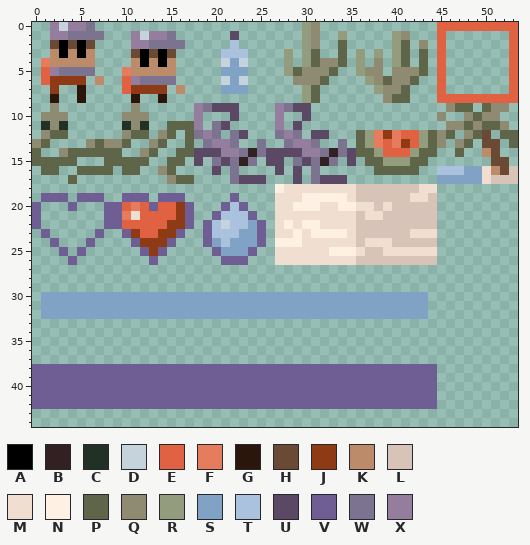
Pixel-art sprite -- sprites.png. Above, as it was before the edit.
The file is 54x45 pixels. Colours within 5 levels of each other are drawn and written as one.
Palette (. is transparent): A #000000  B #322023  C #213125  D #c5d3dc  E #e16242  F #e57c5e  G #2b160c  H #6a4935  J #8e3b15  K #bc8c6a  L #d7c3b7  M #f0dfd1  N #fff0e4  P #5f6548  Q #8f8b73  R #939d7e  S #80a3c5  T #aac2de  U #5a4865  V #6e5e94  W #7b738f  X #957e9d
New version:
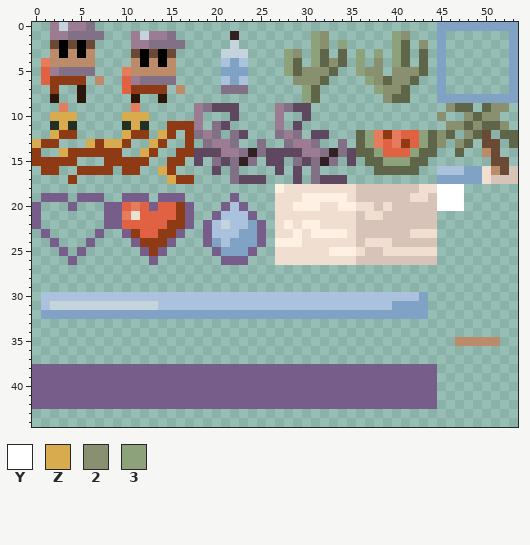
Colours new in this view: Y #ffffff  Z #d9ab4f  2 #899070  3 #8da27b
The exact change:
@@ palette @@
-U #5a4865
+U #5f475f
-V #6e5e94
+V #765d8a
-W #7b738f
+W #827186
-X #957e9d
+X #9c7c93
@@ x 0..53 @@
- 0 ..XDXXW.......................RQ.............EEEEEEEEE
- 1 ..XXWWWW...XDXXW......U.......RQ..R.....RQ...E.......E
- 2 ..HAHAH....XXWWWW.....T.......RQ..P.....RP.Q.E.......E
- 3 ..KAKAK....HAHAH.....TTT....R.RP..P.R.R.RP.P.E.......E
- 4 .FKKKKK....KAKAK.....DSD....R.RPQQP.R.Q.RP.P.E.......E
- 5 .EXWWWW...FKKKKK.....SSS....RPQQQP..RQQ.QQQP.E.......E
- 6 .EJJJJ.K..EXWWWW.....DSD.....QQQP....RQPQQP..E.......E
- 7 ..J..G....EJJJJ.K....SSS......RP......RQQP...E.......E
- 8 ..G..G.....G..G...............RP.......QPP...EEEEEEEEE
- 9 ..Q........Q......XWUUU....XWUU...............QPP.PQQ.
-10 .QQQ......QQQ.....X...U....X..U..............Q..QPQQ..
-11 .CQC......CQC..PPPX.WU.....X.U................QQPQPPQ.
-12 .QPP......QPP.QP.PWXW.WU...WXW.UU...PRFJFEERPQP.QPH.PP
-13 QP....QPQQP..QP..P.WXXW..W..WXXW..W.PRFEFJERPQ.QP.HH.P
-14 P..QPPPPPP..QP..PPUUUXXWBWUUUUXXWBWUPPREEERPP..P..KH..
-15 PPPPP...PPPPP..PP.U.WUWBW.UU.WUWBW.U.PPRRRPP.......HH.
-16 .PP..PPPP.PP..QP....U.W....U.U.W......PPPPP..TTTSSMKHL
-17 ....P..........QPP....WUUU...U.WUUU..........SSSSSMLLL
-18 ...........................NMMMMMMMMLLLLLLLMM.........
-19 .VVV.VVV..VVV.VVV.....V....MMMNNNNNMLLLLLLMML.........
-20 V...V...VVEFEVEEJV...VTV...MMNNNMMNNMMLMLLLLL.........
+ 0 ..XDXXW......................................SSSSSSSSS
+ 1 ..XXWWWW...XDXXW......B........32.......32...S.......S
+ 2 ..HAHAH....XXWWWW.....D........32.3.....3P.2.S.......S
+ 3 ..KAKAK....HAHAH.....DDD....32.3P.P.3.3.3P.P.S.......S
+ 4 .FKKKKK....KAKAK.....TST....3P.3P2P.3.2.3P.P.S.......S
+ 5 .EXWWWW...FKKKKK.....SSS....3P222P..322.222P.S.......S
+ 6 .EJJJJ.K..EXWWWW.....TST.....222P....32P22P..S.......S
+ 7 ..J..G....EJJJJ.K....WWW......3P......322P...S.......S
+ 8 ..G..G.....G..G...............3P.......2PP...SSSSSSSSS
+ 9 ...F.......F......XWUUU....XWUU...............2PP.P22.
+10 ..ZZZ.....ZZZ.....X...U....X..U..............2..2P22..
+11 ..CZC.....CZC..JJJX.WU.....X.U................22P2PP2.
+12 ..ZJJ.....ZJJ.ZJ.JWXW.WU...WXW.UU...P3FJFEE3P2P.2PH.PP
+13 ZJJ...ZJZZJ..ZJ..J.WXXW..W..WXXW..W.P3FEFJE3P2.2P.HH.P
+14 J..ZJJJJJJ..ZJ..JJUUUXXWBWUUUUXXWBWUPP3EEE3PP..P..KH..
+15 JJJJJ...JJJJJ..JJ.U.WUWBW.UU.WUWBW.U.PP333PP.......HH.
+16 .JJ..JJJJ.JJ..ZJ....U.W....U.U.W......PPPPP..TTTSSMKHL
+17 ....J..........ZJJ....WUUU...U.WUUU..........SSSSSMLLL
+18 ...........................NMMMMMMMMLLLLLLLMMYYY......
+19 .VVV.VVV..VVV.VVV.....V....MMMNNNNNMLLLLLLMMLYYY......
+20 V...V...VVEFEVEEJV...VTV...MMNNNMMNNMMLMLLLLLYYY......
 21 V.......VVFMEEEEJV..VTTTV..MMMMMMMMMLMMLLLLLL.........
@@ x 0..53 @@
 29 ......................................................
-30 .SSSSSSSSSSSSSSSSSSSSSSSSSSSSSSSSSSSSSSSSSSS..........
-31 .SSSSSSSSSSSSSSSSSSSSSSSSSSSSSSSSSSSSSSSSSSS..........
+30 .TTTTTTTTTTTTTTTTTTTTTTTTTTTTTTTTTTTTTTTTTTS..........
+31 .TDDDDDDDDDDDDTTTTTTTTTTTTTTTTTTTTTTTTTTSSSS..........
 32 .SSSSSSSSSSSSSSSSSSSSSSSSSSSSSSSSSSSSSSSSSSS..........
@@ x 45..53 @@
 34 .........
-35 .........
+35 ..KKKKK..
 36 .........
Where, in picture pixels (left, top, right, bottom), the same in both pictures:
changed: (32, 22, 518, 265)
changed: (32, 292, 500, 409)
